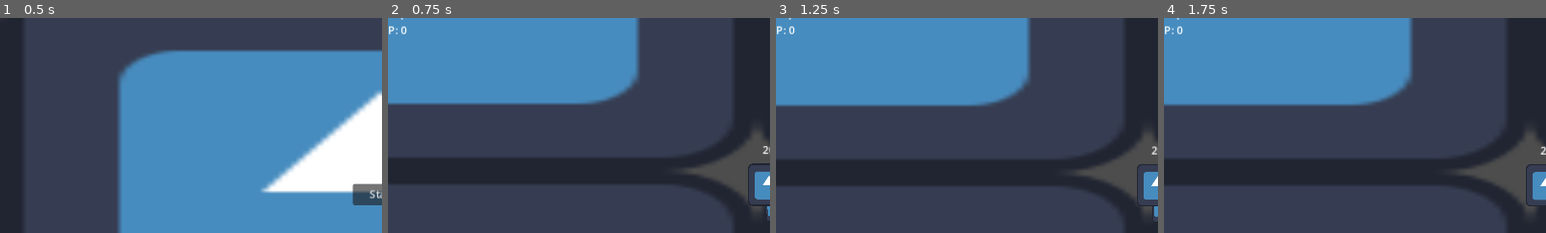
Above: before the commit, frames 1-4 (left to right).
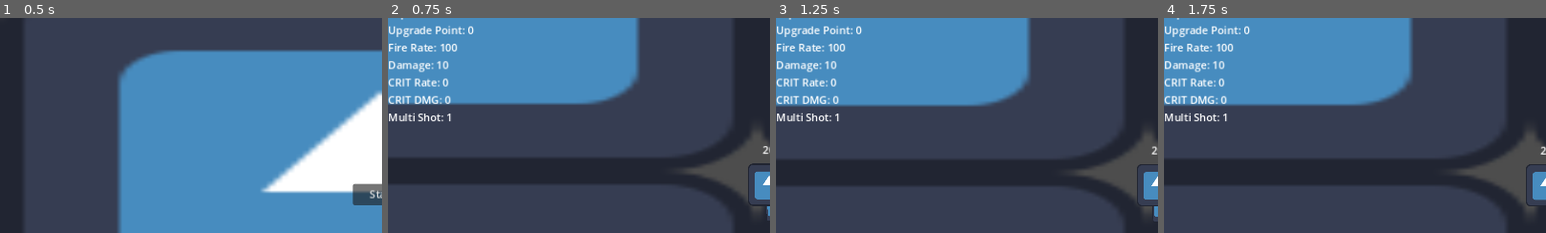
Above: after the commit, the same moments.

Repository: YUK1-0000/vamsavadiepio
Game: Godot game, scene res://World/world.tscn
Two runs of this game, one before a commit and one after it. Both use one fixed random seed, a clock stepped at 60 frames per second and the inputs below. The engine's default icon, where the game draws it, is replaced by a stand-in: a white triangle on a blue panel in a dark square.
Inputs (mouse positions are % of the whole screen's width and height, from its top left):
- Up to frame 1 (0.5 s): no input
- Up to frame 2 (0.75 s): click "Start" at 0.5 s
- Up to frame 3 (1.25 s): no input
- Up to frame 4 (1.75 s): move the mouse to (72, 45) at 1.27 s; press the mouse at (72, 45) at 1.28 s; hold D (move_right) from 1.28 s (still down); tap Q (q) at 1.55 s
The pictures show only the part of the screen within x 0-50%, y 11-61%; the shares and areas given below are measured in that part.

Frame 1 is identical in both runs. In frame 2, 2.4% of the frame differs, in the area x 0-23%, y 3-48%; in frame 3, 2.4%; in frame 4, 2.4%.

Commit message:
マルチショット実装

Diff:
--- a/Gun/gun.gd
+++ b/Gun/gun.gd
@@ -9,16 +9,17 @@
 
 func shoot() -> void:
 	if interval_timer.time_left:
-		return
-	var b: Bullet = bullet_scene.instantiate()
-	b.global_position = get_node("Muzzle").global_position
-	b.rotate(rotation)
-	b.direction = Vector2.RIGHT.rotated(rotation)
-	b.damage = shooter.damage
-	b.knock_back = shooter.knock_back
-	b.crit_rate = shooter.crit_rate
-	b.crit_dmg = shooter.crit_dmg
-	shooter.get_knocked_back(Vector2.RIGHT.rotated(b.rotation + PI) * shooter.recoil)
+			return
+	for _i in range(int(shooter.multi_shot) + int((shooter.multi_shot - int(shooter.multi_shot)) > randf())):
+		var b: Bullet = bullet_scene.instantiate()
+		b.global_position = get_node("Muzzle").global_position
+		b.rotate(rotation)
+		b.direction = Vector2.RIGHT.rotated(rotation)
+		b.damage = shooter.damage
+		b.knock_back = shooter.knock_back
+		b.crit_rate = shooter.crit_rate
+		b.crit_dmg = shooter.crit_dmg
+		Game.bullets.add_child(b)
+		shooter.get_knocked_back(Vector2.RIGHT.rotated(b.rotation + PI) * shooter.recoil)
 	interval_timer.wait_time = 100. / shooter.fire_rate
 	interval_timer.start()
-	Game.bullets.add_child(b)
--- a/Player/player.gd
+++ b/Player/player.gd
@@ -6,7 +6,7 @@
 @onready var camera: Camera2D = $Camera2D
 
 var auto_fire := false
-var required_exp: int = 100
+var max_exp: int = 50
 var upgrade_point: int
 
 func _ready() -> void:
@@ -18,10 +18,10 @@
 	if Input.is_action_just_pressed("q"):
 		auto_fire = not auto_fire
 
-	while exp >= required_exp:
+	while exp >= max_exp:
 		upgrade_point += 1
 		exp = 0
-		required_exp *= 2
+		max_exp *= 1.5
 
 	gun.look_at(get_global_mouse_position())
 	if auto_fire or Input.is_action_pressed("fire"):
--- a/UI/hud.tscn
+++ b/UI/hud.tscn
@@ -9,7 +9,7 @@
 grow_vertical = 2
 
 [node name="Label" type="Label" parent="."]
-layout_mode = 0
+layout_mode = 1
 offset_right = 64.0
 offset_bottom = 24.0
 text = "Info"
--- a/UI/ui.gd
+++ b/UI/ui.gd
@@ -28,7 +28,12 @@
 			"Survival Time: ", Game.survival_time,
 			"\nLevel: ", Game.player.level,
 			"\nExp: ", Game.player.exp,
-			"\nP: ", Game.player.upgrade_point
+			"\nUpgrade Point: ", Game.player.upgrade_point,
+			"\nFire Rate: ", Game.player.fire_rate,
+			"\nDamage: ", Game.player.damage,
+			"\nCRIT Rate: ", Game.player.crit_rate,
+			"\nCRIT DMG: ", Game.player.crit_dmg,
+			"\nMulti Shot: ", Game.player.multi_shot
 		)
 
 func hide_menus() -> void:
--- a/UI/upgrade_menu.gd
+++ b/UI/upgrade_menu.gd
@@ -2,19 +2,23 @@
 
 @onready var upgrade_list: ItemList = $VBoxContainer/UpgradeList
 
-var selected: int
+var selected_item: String
 
 func _on_upgrade_list_item_selected(index: int) -> void:
-	selected = index
+	selected_item = upgrade_list.get_item_text(index)
 
 func _on_upgrade_button_pressed() -> void:
 	if not Game.player.upgrade_point:
 		return
 	Game.player.upgrade_point -= 1
-	match selected:
-		0:
+	match selected_item:
+		"CRIT Rate":
 			Game.player.crit_rate += randf_range(.01, .1)
-		1:
-			Game.player.crit_dmg += randf_range(.02, .2)
-		2:
+		"CRIT DMG":
+			Game.player.crit_dmg += randf_range(.05, .30)
+		"Fire Rate":
 			Game.player.fire_rate += randi_range(5, 20)
+		"Damage":
+			Game.player.damage += randi_range(1, 3)
+		"Multi Shot":
+			Game.player.multi_shot += randf_range(.1, .5)
--- a/UI/upgrade_menu.tscn
+++ b/UI/upgrade_menu.tscn
@@ -17,10 +17,12 @@
 [node name="UpgradeList" type="ItemList" parent="VBoxContainer"]
 layout_mode = 2
 auto_height = true
-item_count = 3
+item_count = 5
 item_0/text = "CRIT Rate"
 item_1/text = "CRIT DMG"
 item_2/text = "Fre Rate"
+item_3/text = "Damage"
+item_4/text = "Multi Shot"
 
 [node name="UpgradeButton" type="Button" parent="VBoxContainer"]
 layout_mode = 2
